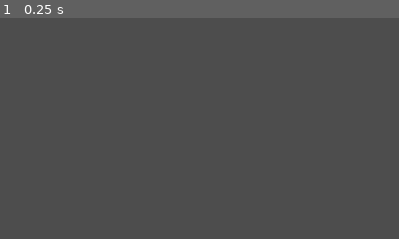
Above: before the commit, frame 1.
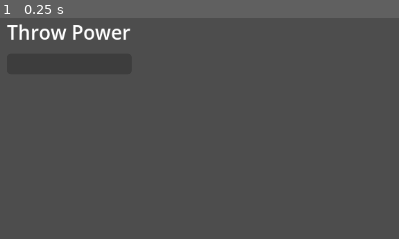
Above: after the commit, the same moment.

Repository: pokiios/GMTK24
Game: Godot game, scene res://TestPlayer.tscn
The game is run twice, just before and just after one commit, with the same random seed, the same clock (stepped at 60 frames per second) and the same inputs. The project has no main scene, so this scene is started directly.
Inputs:
- Up to frame 1 (0.25 s): no input
The pictures show only the part of the screen within x 0-50%, y 0-50%; the shares and areas given below are measured in that part.

The runs differ from the first frame. In frame 1, 0.9% of the frame differs, in the area x 1-33%, y 2-10%.

Commit message:
throwing with powerincrease works

Diff:
--- a/character_body_3d.gd
+++ b/character_body_3d.gd
@@ -1,5 +1,5 @@
 extends CharacterBody3D
-
+class_name Player
 
 const SPEED = 5.0
 const JUMP_VELOCITY = 4.5
@@ -7,6 +7,8 @@
 
 
 var mouse_sensitivity = 0.002  # radians/pixel
+var throw_power = 0
+var mouse_right_down: bool = false
 
 
 @onready var camera = $Pivot/PlayerCamera
@@ -24,6 +26,10 @@
 	if not is_on_floor():
 		velocity += get_gravity() * delta
 
+	if mouse_right_down && carrying:
+		throw_power += 4 * delta
+		clamp(throw_power,0,10)
+	$Pivot/PlayerCamera/MarginContainer/VBoxContainer/ProgressBar.set_value(throw_power)
 	# Handle jump.
 	if Input.is_action_just_pressed("ui_accept") and is_on_floor():
 		velocity.y = JUMP_VELOCITY
@@ -40,7 +46,7 @@
 
 	move_and_slide()
 
-	if Input.is_action_just_pressed("right_click") && carrying == null:
+	if Input.is_action_just_released("right_click") && carrying == null:
 		var origin = camera.project_ray_origin(mousepos)
 		var end = origin + camera.project_ray_normal(mousepos) * RAY_LENGTH
 		var query = PhysicsRayQueryParameters3D.create(origin, end)
@@ -52,17 +58,19 @@
 			if the_node.is_in_group('grabable'):
 				carrying = the_node
 
-	elif Input.is_action_just_pressed("right_click") && carrying:
+	elif Input.is_action_just_released("right_click") && carrying:
 		carrying.freeze = false
 		carry_col.disabled = false
+		carrying.apply_impulse(-throw_power * transform.basis.z)
+		throw_power = 0
 		carrying = null
 
-	if Input.is_action_just_pressed("left_click") && carrying:
-		carrying.freeze = false
-		carry_col.disabled = false
+	#if Input.is_action_just_pressed("left_click") && carrying:
+	#	carrying.freeze = false
+#		carry_col.disabled = false
 
-		carrying.apply_impulse(-10 * transform.basis.z)
-		carrying = null
+#		carrying.apply_impulse(-10 * transform.basis.z)
+#		carrying = null
 
 
 	if carrying:
@@ -82,3 +90,9 @@
 		rotate_y(-event.relative.x * mouse_sensitivity)
 		$Pivot.rotate_x(-event.relative.y * mouse_sensitivity)
 		$Pivot.rotation.x = clamp($Pivot.rotation.x, -1.2, 1.2)
+
+	if event is InputEventMouseButton:
+		if event.button_index == 2 and event.is_pressed():
+			mouse_right_down = true
+		elif event.button_index == 2 and event.is_released():
+			mouse_right_down = false
--- a/player.tscn
+++ b/player.tscn
@@ -25,5 +25,30 @@
 current = true
 script = ExtResource("2_5fktn")
 
+[node name="MarginContainer" type="MarginContainer" parent="Pivot/PlayerCamera"]
+offset_right = 200.0
+offset_bottom = 100.0
+theme_override_constants/margin_left = 10
+theme_override_constants/margin_top = 10
+theme_override_constants/margin_right = 10
+theme_override_constants/margin_bottom = 10
+
+[node name="VBoxContainer" type="VBoxContainer" parent="Pivot/PlayerCamera/MarginContainer"]
+layout_mode = 2
+theme_override_constants/separation = 11
+
+[node name="RichTextLabel" type="RichTextLabel" parent="Pivot/PlayerCamera/MarginContainer/VBoxContainer"]
+layout_mode = 2
+theme_override_font_sizes/normal_font_size = 28
+text = "Throw Power"
+fit_content = true
+
+[node name="ProgressBar" type="ProgressBar" parent="Pivot/PlayerCamera/MarginContainer/VBoxContainer"]
+layout_mode = 2
+size_flags_vertical = 3
+max_value = 10.0
+step = 0.1
+show_percentage = false
+
 [node name="Hands" type="Node3D" parent="Pivot"]
 transform = Transform3D(1, 0, 0, 0, 1, 0, 0, 0, 1, 0, -0.0603594, -1.83816)
